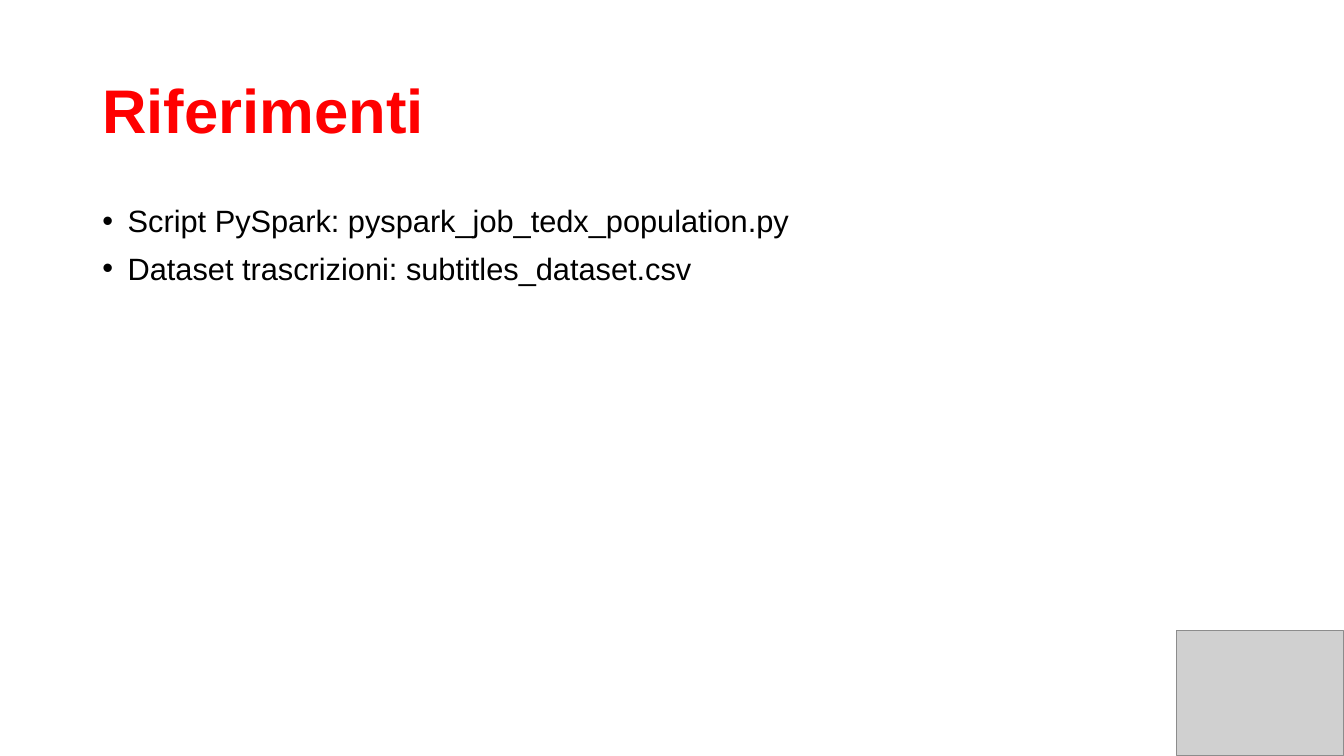
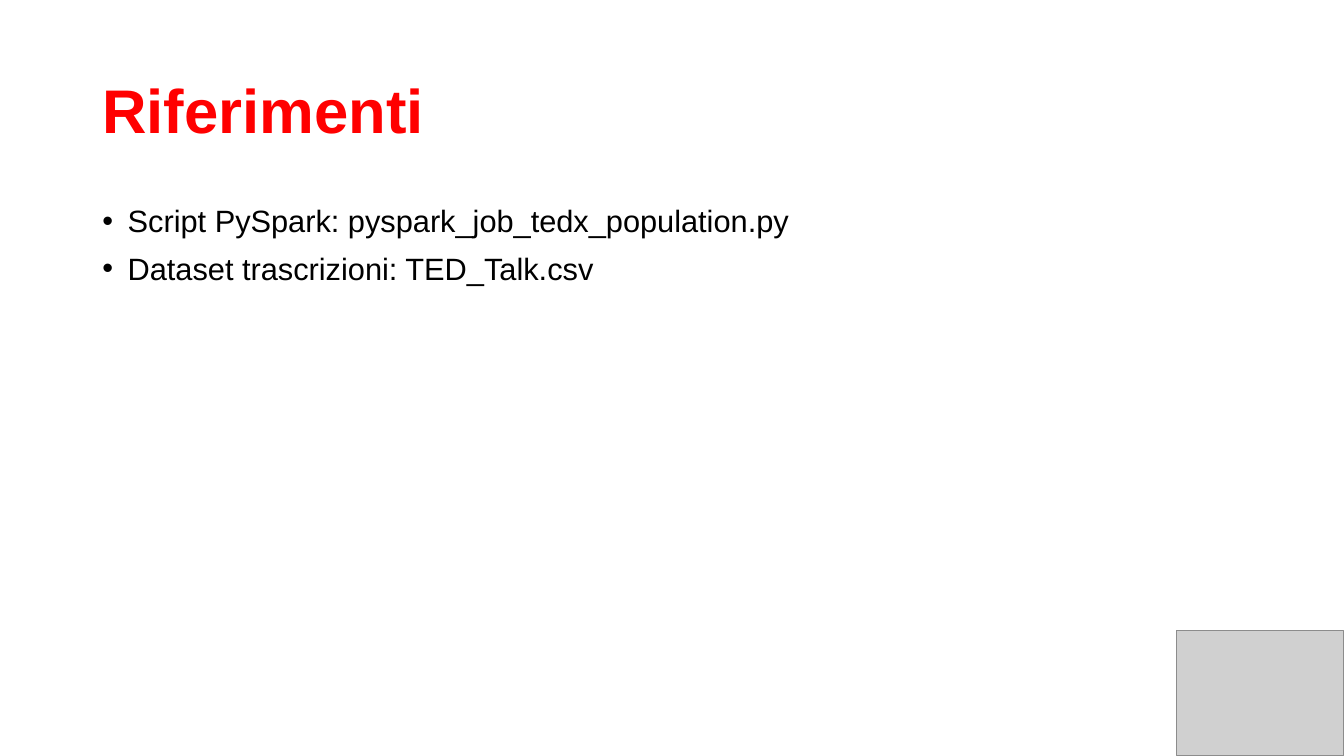
Before and after one commit to maggiorante/Mobile-Cloud-Technlogies-2021, a slide deck: slide 8 of Homework-2/TriviaTED_glue.pptx. Drawn at 1344x756 pixels with LibreOffice and Linux fonts; fonts in the diff are those of the drawing; grey boxes stand for pictures. Boxes give left, top, right and bottom in pixels: in the first picture for what was removed or moved away, otherwise in the second. Text is boxed around its words. In the diff, an @@ line names an element or a change of style, - is before the commit and + after.

```diff
--- a/Homework-2/TriviaTED_glue.pptx
+++ b/Homework-2/TriviaTED_glue.pptx
@@ text at <box>128,257,593,285</box>: text changed @@
-• Dataset trascrizioni: subtitles_dataset.csv
+• Dataset trascrizioni: TED_Talk.csv
```
Also in this commit, not shown: 1 other slide changed, 2 other files.
